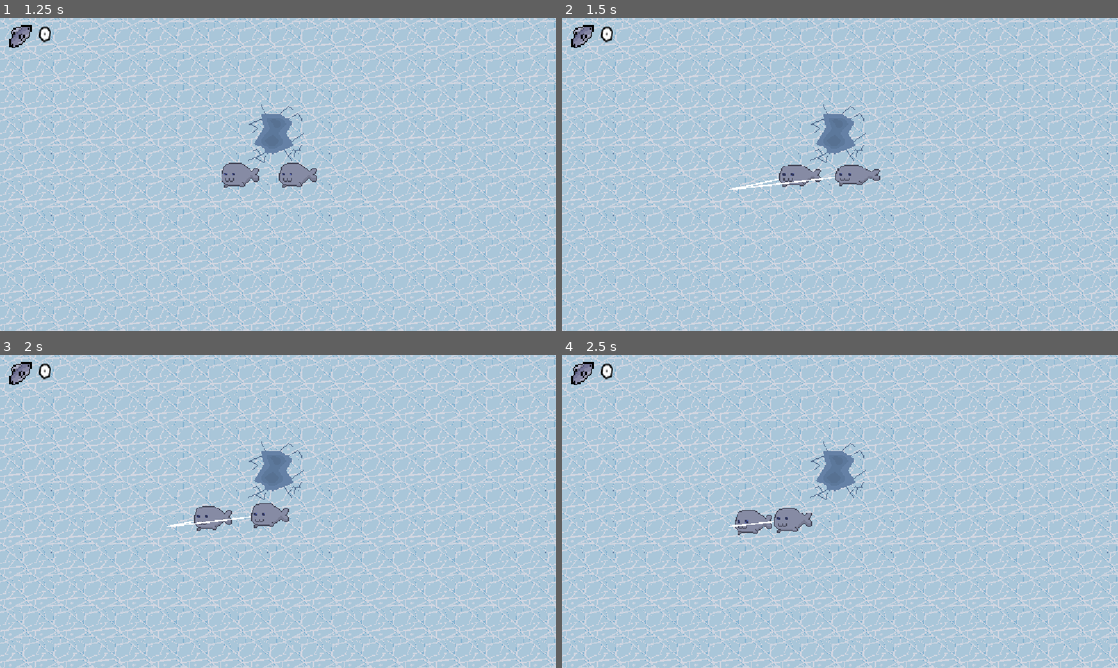
Above: before the commit, frames 1-4 (two rows, left to right).
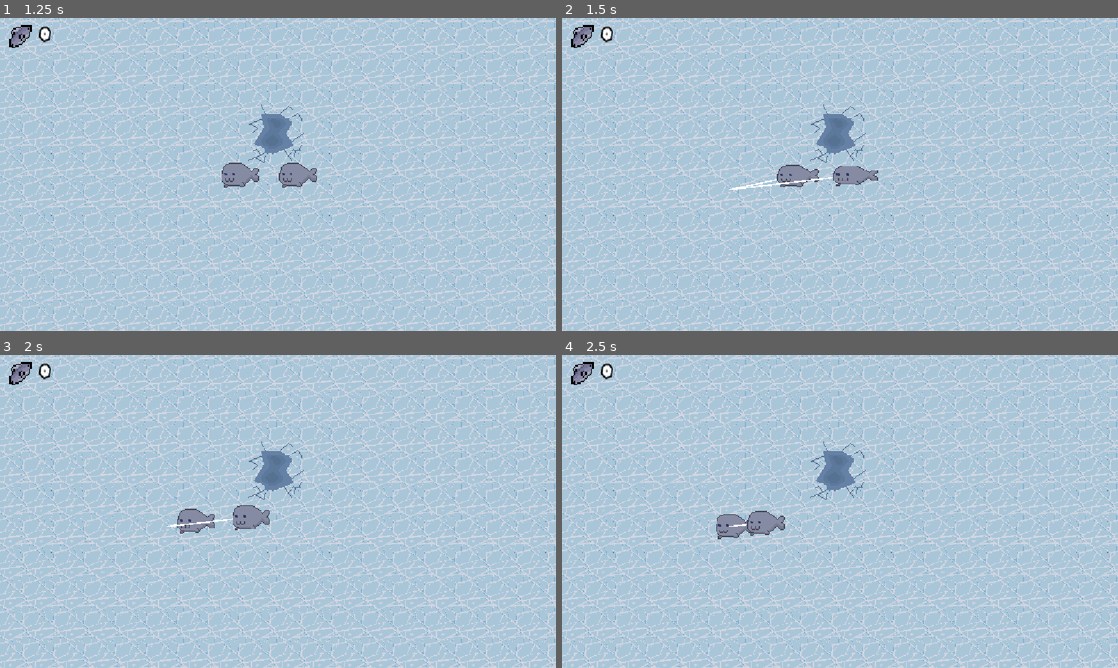
Above: after the commit, the same moments.

Repository: chamerlish/Collony-Sim
Game: Godot game, scene res://scenes/world.tscn
Same seed, same stepped clock (60 frames per second), same inputs: the game is played once before the commit and once after it. Sound files missing from this copy of the repository are replaced by a short silence.
Inputs (mouse positions are in pixels of both pictures, inside the frame that each line leads up to):
- Up to frame 1 (1.25 s): tap Enter at 0.5 s; move the mouse to (400, 158) at 0.52 s; press the mouse at (400, 158) at 0.53 s
- Up to frame 2 (1.5 s): tap Space at 1.25 s; move the mouse to (728, 190) at 1.27 s; release the mouse at (728, 190) at 1.28 s; click (728, 190) at 1.35 s
- Up to frame 3 (2 s): no input
- Up to frame 4 (2.5 s): move the mouse to (895, 442) at 2.02 s; press the mouse at (895, 442) at 2.03 s

Frame 1 is identical in both runs. In frame 2, 0.3% of the frame differs, in the area x 38-58%, y 46-54%; in frame 3, 1.0%, in the area x 31-52%, y 47-58%; in frame 4, 0.9%.

Commit message:
movement bugfix
fixed issue where small distances were not possible and large distances would be overshot

Diff:
--- a/scripts/minion.gd
+++ b/scripts/minion.gd
@@ -76,27 +76,31 @@
 		characterState.WALKING:
 			check_select()
 
-			var direction = (target_position - global_position).normalized()
+			var distance = global_position.distance_to(target_position)
+			var direction = global_position.direction_to(target_position)
 
-			if target_position.distance_to(global_position) < 100:
-				velocity = velocity.lerp(Vector2.ZERO, 0.03)
-				if velocity.length() < 1:
-					velocity = Vector2.ZERO
-					current_state = characterState.IDLE
+			if distance < 5:
+				velocity = Vector2.ZERO
+				current_state = characterState.IDLE
 			else:
-				current_speed = lerp(current_speed, target_speed, 0.03)
+				var desired_speed = target_speed
+
+				if distance < 100:
+					desired_speed = target_speed * (distance / 100)
+					desired_speed = max(STARTING_SPEED, desired_speed)
+
+				current_speed = lerp(current_speed, desired_speed, 0.1)
 				velocity = direction * current_speed
 				sprite.flip_h = bool(clamp(velocity.x, 0, 1))
 				selection_outline.flip_h = bool(clamp(velocity.x, 0, 1))
-			for i in get_slide_collision_count():
-				var current_colider = get_slide_collision(i).get_collider() as FishingSpot
-				if current_colider and !current_colider.is_used:
-					current_using_spot = current_colider
-					current_using_spot.is_used = true
-					current_using_spot.free_seal.connect(free_fishing_spot)
-					current_using_spot._start_fishing()
-					current_state = characterState.WORKING
-
+				for i in get_slide_collision_count():
+					var current_colider = get_slide_collision(i).get_collider() as FishingSpot
+					if current_colider and !current_colider.is_used:
+						current_using_spot = current_colider
+						current_using_spot.is_used = true
+						current_using_spot.free_seal.connect(free_fishing_spot)
+						current_using_spot._start_fishing()
+						current_state = characterState.WORKING
 			queue_redraw()
 
 		characterState.WORKING:
